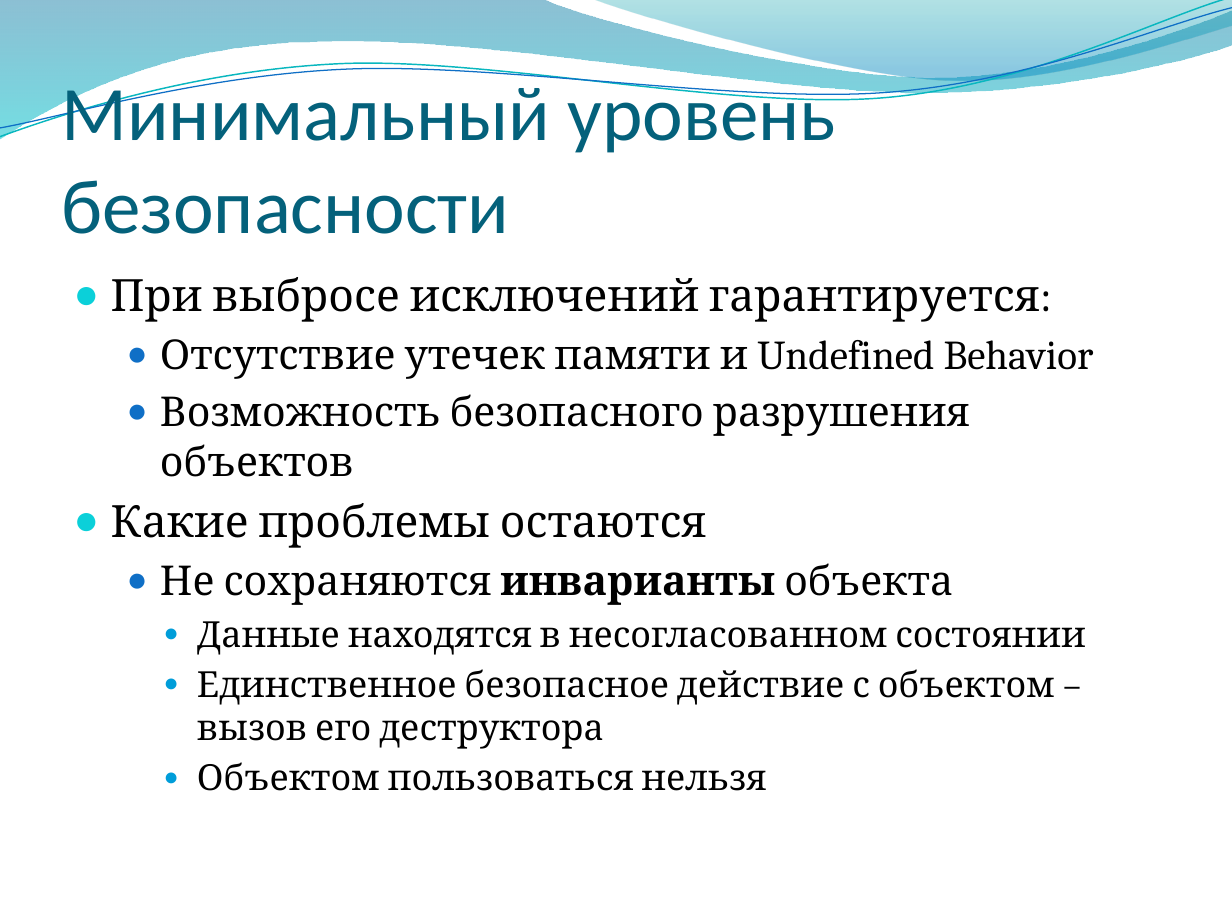
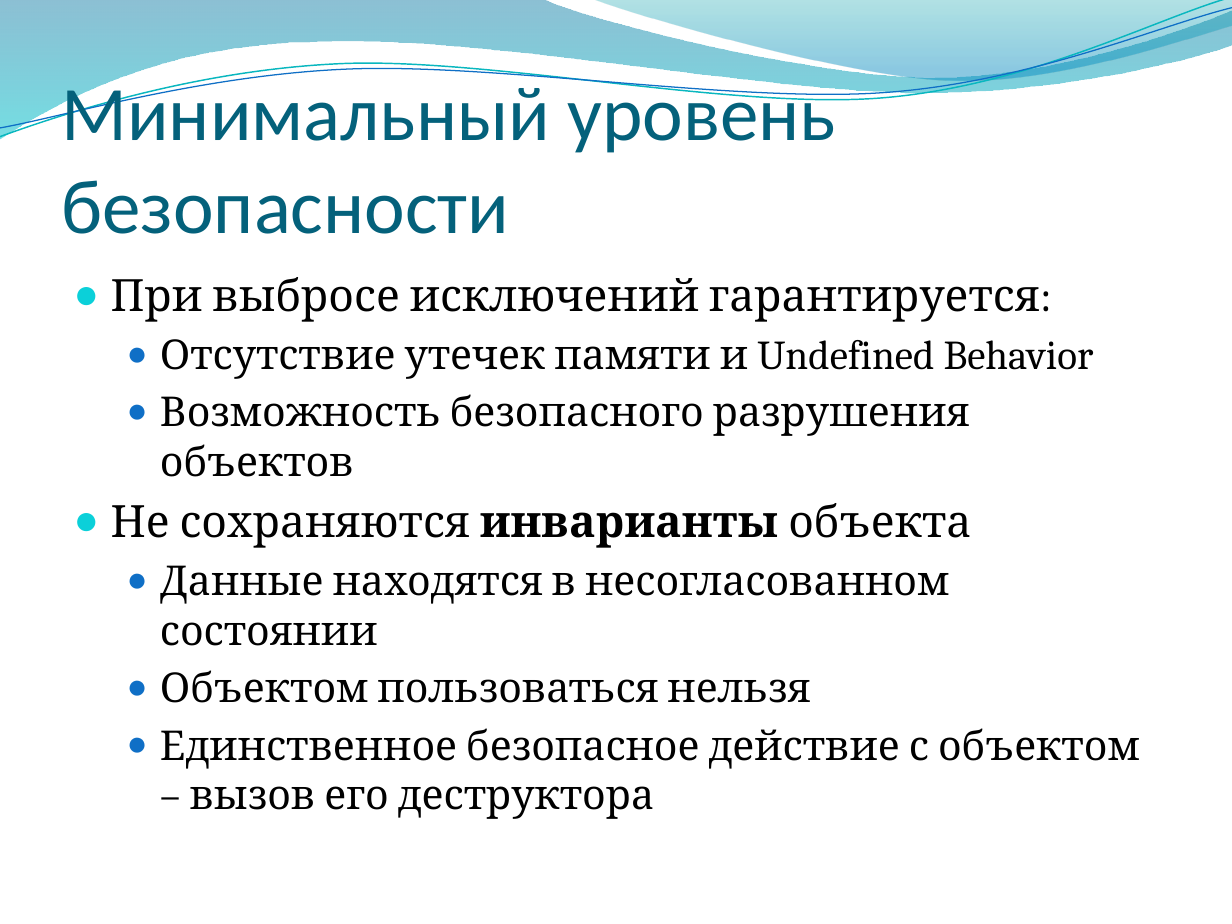
Before and after one commit to alexey-malov/oop, a slide deck: slide 24 of lectures/05/Обработка ошибок и исключительных ситуаций.pptx. Drawn at 1232x924 pixels with LibreOffice and Linux fonts; fonts in the diff are those of the drawing; background and template pictures are left out. Boxes give left, top, right and bottom in pixels: in the first picture for what was removed or moved away, otherwise in the second. Text is boxed around its words. In the diff, an @@ line names an element or a change of style, - is before the commit and + after.

```diff
--- a/lectures/05/Обработка ошибок и исключительных ситуаций.pptx
+++ b/lectures/05/Обработка ошибок и исключительных ситуаций.pptx
@@ text at [111, 503, 706, 548]: paragraph removed @@
-● Какие проблемы остаются
@@ text at [111, 503, 1140, 819]: size 24 to 26 pt in "Не сохраняются инварианты объекта"; size 21 to 24 pt in "Данные находятся в несогласованном состоянии", "Единственное безопасное действие с объектом – вызов ..."; list level 2 to 1 in "Не сохраняются инварианты объекта"; bullet colour #0F6FC6 to #0BD0D9; list level 3 to 2 in "Данные находятся в несогласованном состоянии"; bullet colour #009DD9 to #0F6FC6; list level 3 to 2 in "Единственное безопасное действие с объектом ..." @@
@@ text at [160, 670, 810, 703]: paragraph added @@
+  ● Объектом пользоваться нельзя
@@ text at [197, 762, 766, 791]: paragraph removed @@
-    ● Объектом пользоваться нельзя
```
Also in this commit, not shown: 4 other slides changed, 4 slides added, 2 other files.
